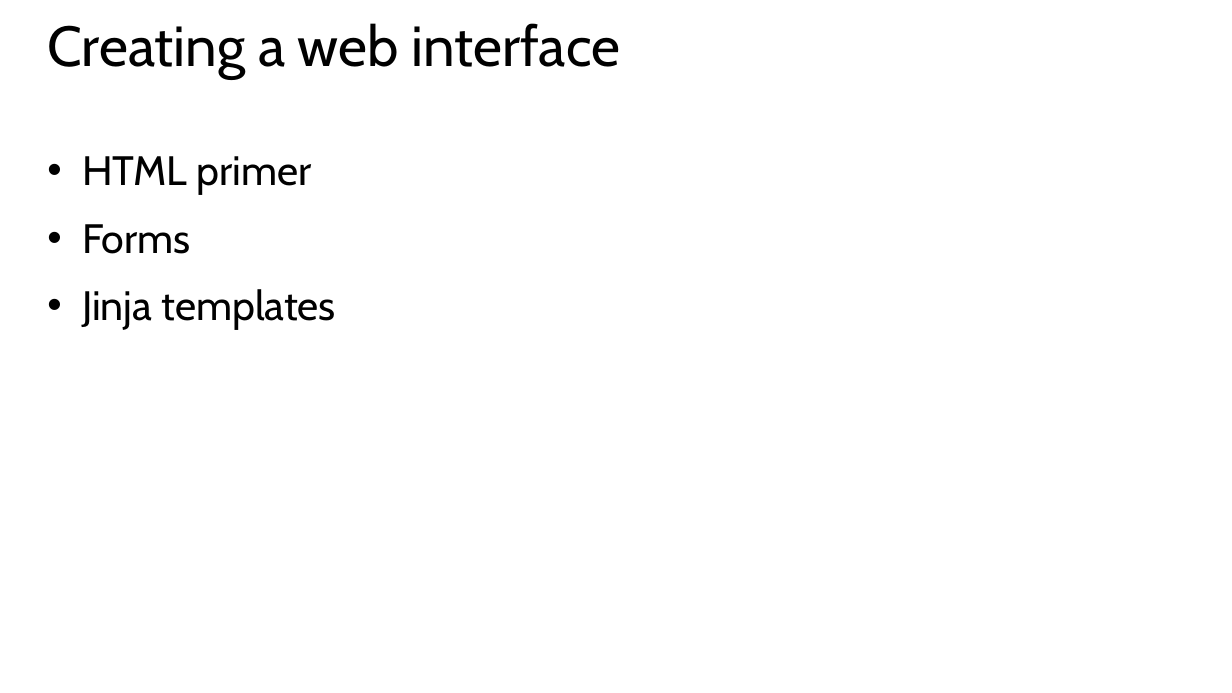
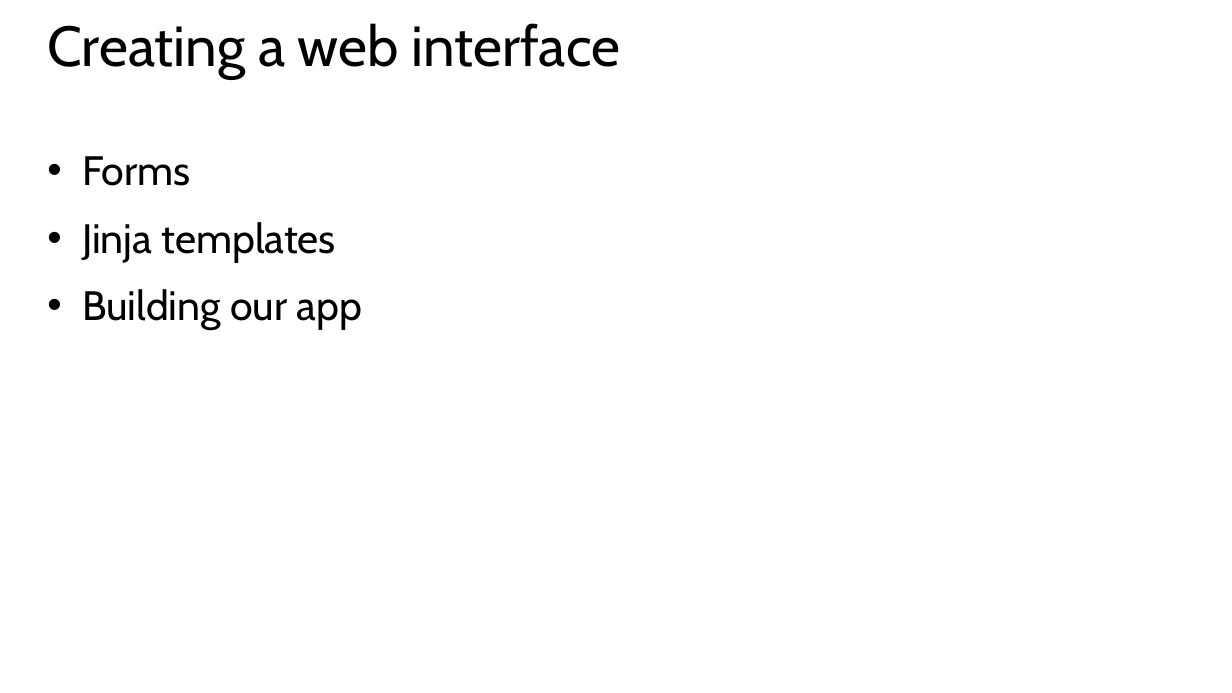
Before and after one commit to GeekTrainer/Flask, a slide deck: slide 3 of Slides/Module 3 - Creating an interface.pptx. Drawn at 1232x693 pixels with LibreOffice and Linux fonts; fonts in the diff are those of the drawing. Boxes give left, top, right and bottom in pixels: in the first picture for what was removed or moved away, otherwise in the second. Text is boxed around its words. In the diff, an @@ line names an element or a change of style, - is before the commit and + after.

Commit message:
Slide updates

```diff
--- a/Slides/Module 3 - Creating an interface.pptx
+++ b/Slides/Module 3 - Creating an interface.pptx
@@ text at box(82, 156, 312, 195): paragraph removed @@
-• HTML primer
@@ text at box(82, 289, 362, 330): paragraph added @@
+• Building our app
```
Also in this commit, not shown: 4 slides added, 10 slides removed, 1 other file.
